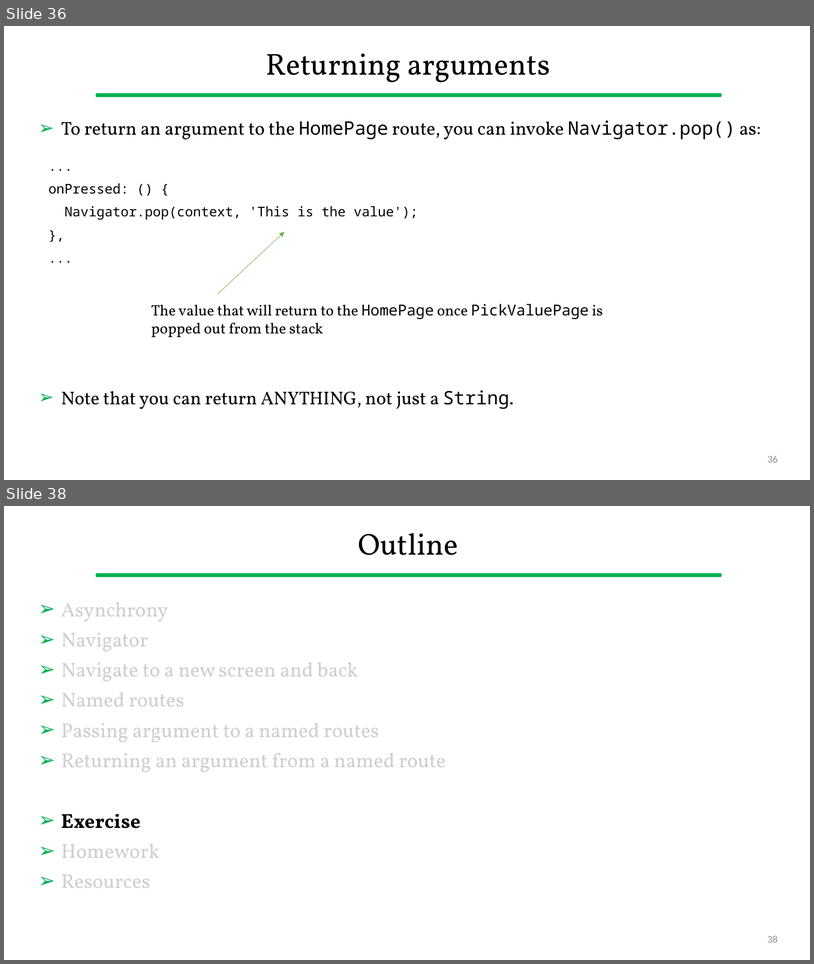
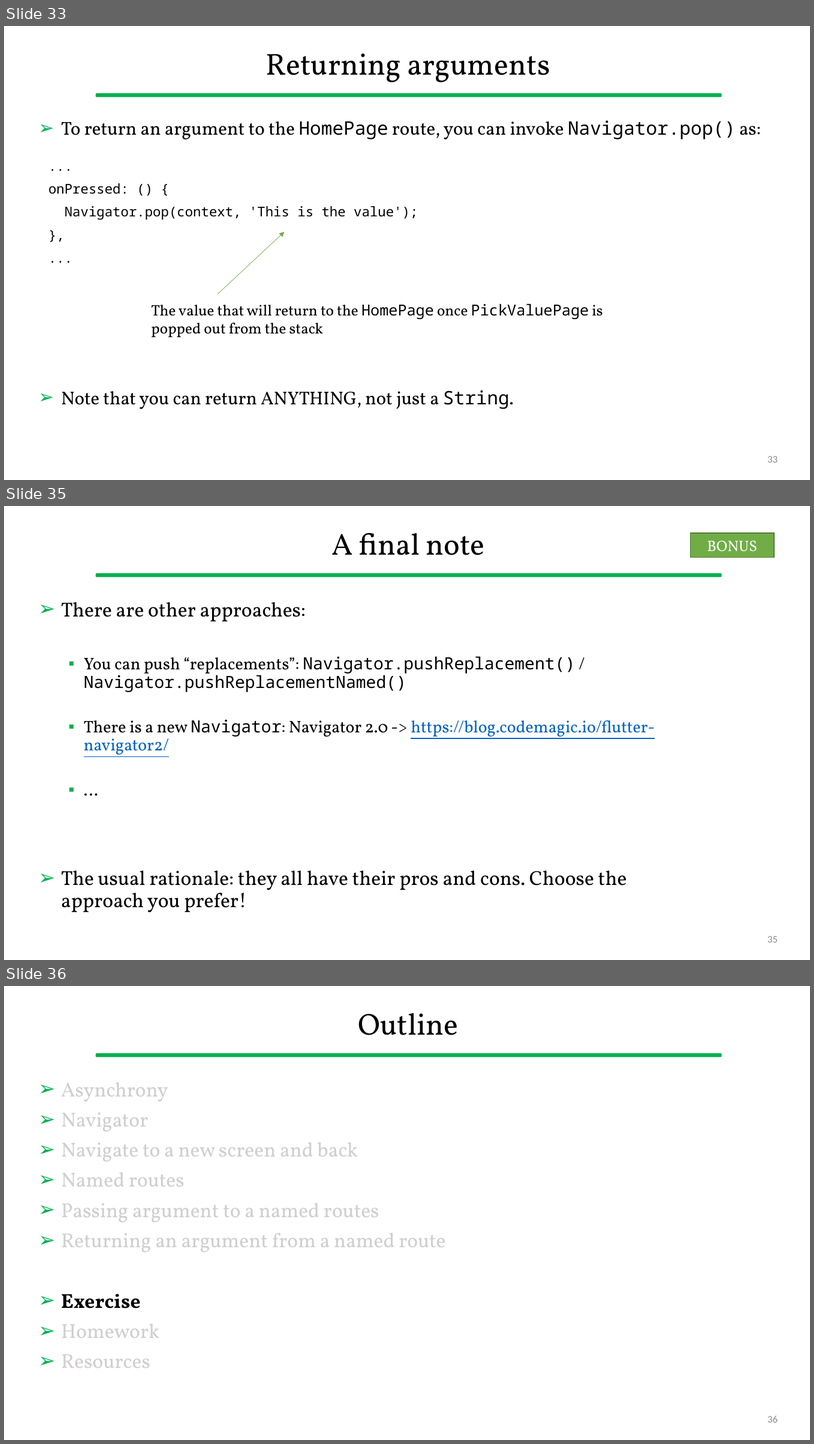
Before and after one commit to gcappon/bwthw, a slide deck: lab_06-navigation/lab_06-navigation.pptx. Shown one above the other, each under a label of ours: slides 36 and 38 before the commit, slides 33, 35 and 36 after it; the slides between them are not shown. The pictures are 814x964 and 814x1444 pixels, drawn with LibreOffice and Linux fonts; fonts in the diff are those of the drawing. Boxes give left, top, right and bottom in pixels: in the first picture for what was removed or moved away, otherwise in the second. Text is boxed around its words. In the diff, an @@ line names an element or a change of style, - is before the commit and + after.

```diff
--- a/lab_06-navigation/lab_06-navigation.pptx
+++ b/lab_06-navigation/lab_06-navigation.pptx
@@ slide 35 added at bbox=[4, 506, 810, 960], background #FFFFFF; not listed: 1 template element that a slide beside it also shows @@
@@ title added at bbox=[332, 533, 485, 555], 36 pt, text #000000 @@
+A final note
@@ rectangle added at bbox=[690, 533, 774, 558], fill #70AD47, outline #538035 1 pt, 18 pt, text #FFFFFF @@
+BONUS
@@ text added at bbox=[61, 602, 655, 912], 20 pt, text #000000 @@
+➢ There are other approaches:
+  ▪ You can push “replacements”: Navigator.pushReplacement() / Navigator.pushReplacementNamed()
+  ▪ There is a new Navigator: Navigator 2.0 -> https://blog.codemagic.io/flutter-navigator2/
+  ▪ …
+➢ The usual rationale: they all have their pros and cons. Choose the approach you prefer!
@@ page number added at bbox=[768, 936, 778, 942], 12 pt, text #8C8C8C @@
+35
@@ what was slide 36 is now slide 33 @@
@@ page number at bbox=[768, 456, 778, 462]: text changed @@
-36
+33
@@ what was slide 38 is now slide 36 @@
@@ page number at bbox=[768, 1416, 778, 1422]: text changed @@
-38
+36
```
Also in this commit, not shown: 11 slides changed, 3 slides removed, 15 other files.
